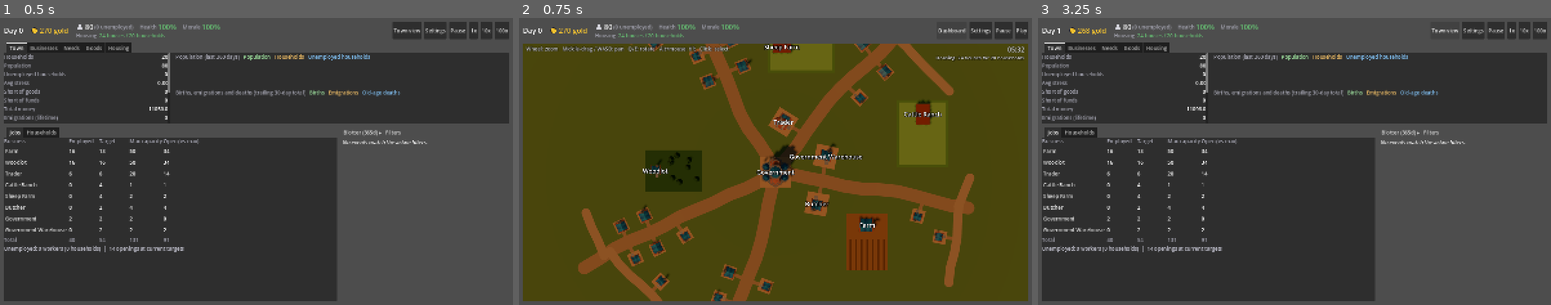
Above: before the commit, frames 1-3 (left to right).
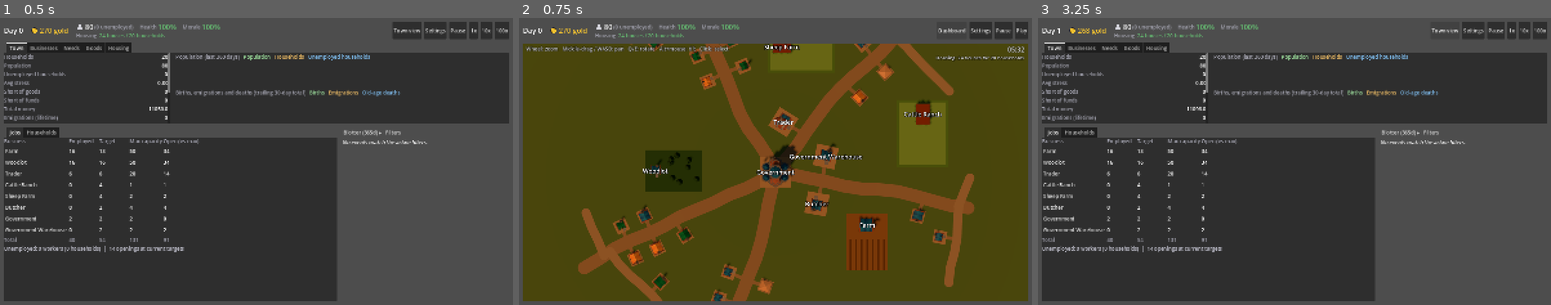
Above: after the commit, the same moments.

Repository: forsman5/sitka
Game: Godot game, scene res://scenes/sim/he_dashboard.tscn
Two runs of this game, one before a commit and one after it. Both use one fixed random seed, a clock stepped at 60 frames per second and the inputs below. This scene is started directly instead of the project's main scene.
Inputs:
- Up to frame 1 (0.5 s): no input
- Up to frame 2 (0.75 s): click "Town view" at 0.5 s
- Up to frame 3 (3.25 s): click "Play" at 1.25 s; click "Play" at 2 s; click "Dashboard" at 2.75 s

Frame 1 is identical in both runs. In frame 2, 1.0% of the frame differs, in the area x 18-80%, y 8-96%; in frame 3, nothing differs.

Commit message:
Town view: expand house art pool with colored variants + tent
Houses previously alternated between just two models (home_A/home_B,
both blue). Added the green and yellow team-color variants of each
from the same KayKit pack, plus the tent used elsewhere for forest
huts, so the household-economy town view has more visual variety
without introducing a mismatched art style. Houses now cycle through
a 7-model pool keyed by site id instead of a 2-way alternation.

Also added the new barracks + house variants to check_web_assets.gd's
required-model list so a web-export regression on them gets caught.

Co-Authored-By: Claude Sonnet 5 <noreply@anthropic.com>

Diff:
--- a/scripts/ci/check_web_assets.gd
+++ b/scripts/ci/check_web_assets.gd
@@ -3,9 +3,14 @@
 ## Fail the Web build if Godot silently skips model imports on a fresh runner.
 const REQUIRED_MODELS: PackedStringArray = [
 	"res://assets/models/animals/Cow.fbx",
+	"res://assets/models/buildings/building_barracks_blue.gltf",
 	"res://assets/models/buildings/building_castle_blue.gltf",
 	"res://assets/models/buildings/building_home_A_blue.gltf",
+	"res://assets/models/buildings/building_home_A_green.gltf",
+	"res://assets/models/buildings/building_home_A_yellow.gltf",
 	"res://assets/models/buildings/building_home_B_blue.gltf",
+	"res://assets/models/buildings/building_home_B_green.gltf",
+	"res://assets/models/buildings/building_home_B_yellow.gltf",
 	"res://assets/models/buildings/building_tavern_blue.gltf",
 	"res://assets/models/buildings/tent.gltf",
 	"res://assets/models/nature/tree_single_A.gltf",
--- a/scripts/sim/household_economy/he_town_view.gd
+++ b/scripts/sim/household_economy/he_town_view.gd
@@ -30,13 +30,24 @@
 	"trader": {"model": "building_tavern_blue.gltf", "width": 7.0},
 	"cattle_ranch": {"model": "barn", "width": 8.0},
 	"sheep_farm": {"model": "barn", "width": 7.0},
+	# Actual house rendering always goes through HOUSE_ART_POOL below; this
+	# entry only documents the type and matches the pool's index 0.
 	"house": {"model": "building_home_A_blue.gltf", "width": 4.5},
 	# Barracks reads as communal housing (bunk rows, multiple doors/windows)
 	# rather than a business, closer to a 4-household tenement than the tavern.
 	"tenement": {"model": "building_barracks_blue.gltf", "width": 6.5},
 }
-## Houses alternate between this and ART["house"] by site id, for variety.
-const HOUSE_ALT_ART := {"model": "building_home_B_blue.gltf", "width": 4.5}
+## Houses cycle through this pool by site id, for variety. Index 0 matches
+## ART["house"] so a plain lookup and a pool lookup agree for site 0.
+const HOUSE_ART_POOL: Array[Dictionary] = [
+	{"model": "building_home_A_blue.gltf", "width": 4.5},
+	{"model": "building_home_B_blue.gltf", "width": 4.5},
+	{"model": "building_home_A_green.gltf", "width": 4.5},
+	{"model": "building_home_B_green.gltf", "width": 4.5},
+	{"model": "building_home_A_yellow.gltf", "width": 4.5},
+	{"model": "building_home_B_yellow.gltf", "width": 4.5},
+	{"model": "tent.gltf", "width": 4.0},
+]
 const DEFAULT_ART := {"model": "building_home_B_blue.gltf", "width": 6.0}
 const BARN_SIZE := Vector3(6.0, 3.0, 4.0)
 const BARN_COLOR := Color(0.55, 0.27, 0.07)
@@ -412,8 +423,8 @@
 		_:
 			_add_plaza(body, footprint)
 	var art: Dictionary = ART.get(type_key, DEFAULT_ART)
-	if type_key == HETownLayout.HOUSE_TYPE_KEY and int(site["site_id"]) % 2 == 1:
-		art = HOUSE_ALT_ART
+	if type_key == HETownLayout.HOUSE_TYPE_KEY:
+		art = HOUSE_ART_POOL[int(site["site_id"]) % HOUSE_ART_POOL.size()]
 	_add_door_path(root, site, art)
 	var building := _make_building(art, occupied)
 	building.position = building_offset
Binary file added: assets/models/buildings/building_home_A_green.bin
Not shown, added: assets/models/buildings/building_home_A_green.gltf
Not shown, added: assets/models/buildings/building_home_A_green.gltf.import
Binary file added: assets/models/buildings/building_home_A_yellow.bin
Not shown, added: assets/models/buildings/building_home_A_yellow.gltf
Not shown, added: assets/models/buildings/building_home_A_yellow.gltf.import
Binary file added: assets/models/buildings/building_home_B_green.bin
Not shown, added: assets/models/buildings/building_home_B_green.gltf
Not shown, added: assets/models/buildings/building_home_B_green.gltf.import
Binary file added: assets/models/buildings/building_home_B_yellow.bin
Not shown, added: assets/models/buildings/building_home_B_yellow.gltf
Not shown, added: assets/models/buildings/building_home_B_yellow.gltf.import
